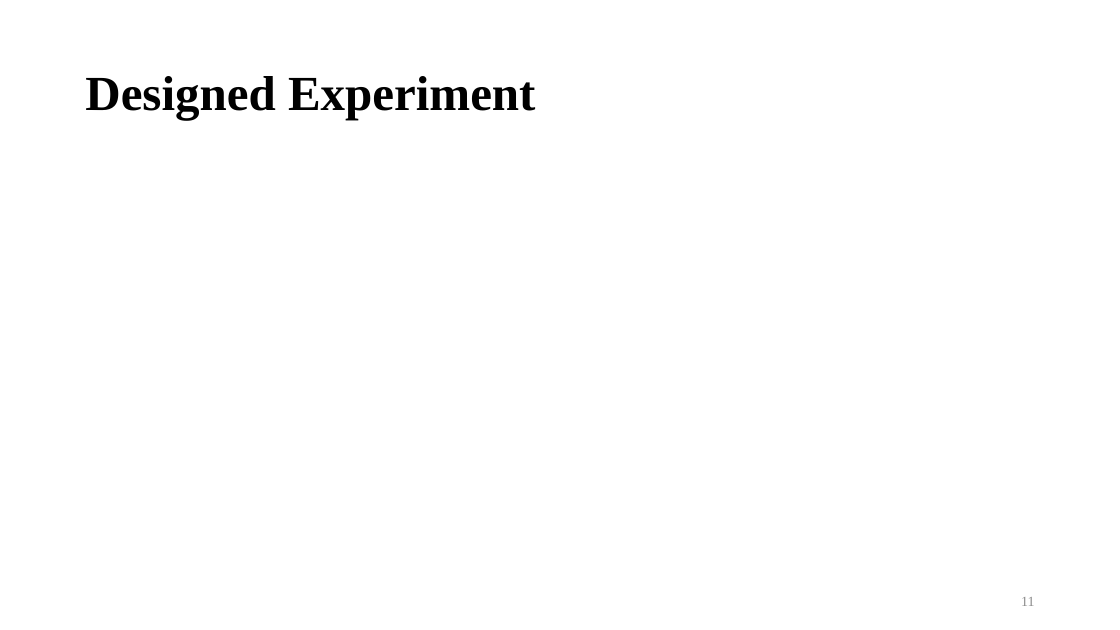
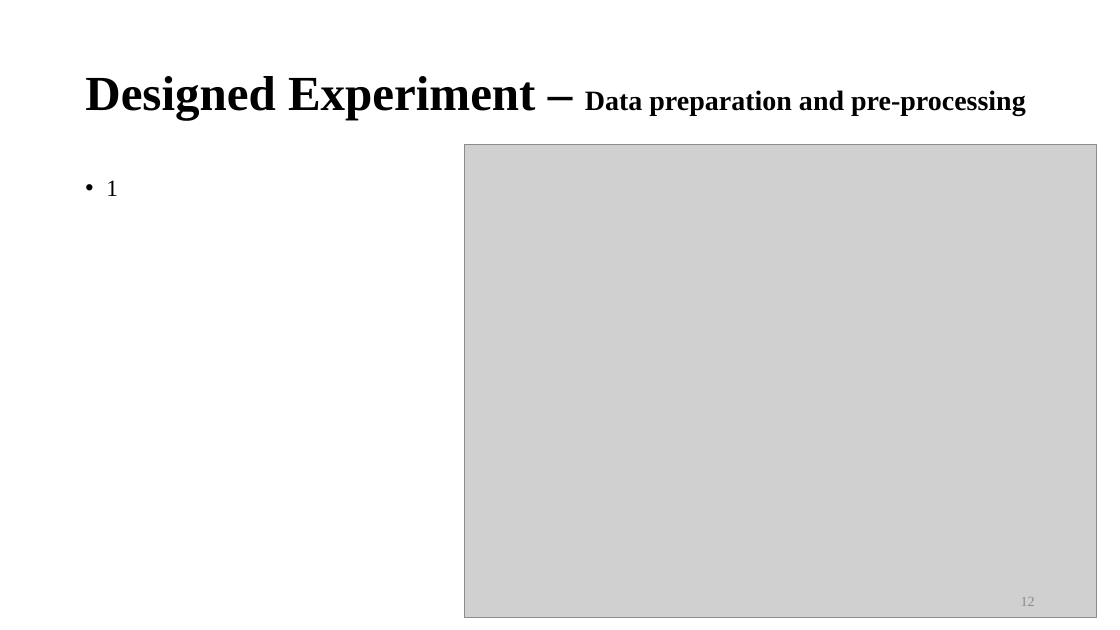
Before and after one commit to bernie6401/NTU_ML, a slide deck: slide 12 of Final Project/Final Paper/HO-Machine learning workflows.pptx (slide 11 before the commit). Drawn at 1120x630 pixels with LibreOffice and Linux fonts; fonts in the diff are those of the drawing; grey boxes stand for pictures; background and template pictures are left out. Boxes give left, top, right and bottom in pixels: in the first picture for what was removed or moved away, otherwise in the second. Text is boxed around its words. In the diff, an @@ line names an element or a change of style, - is before the commit and + after.

```diff
--- a/Final Project/Final Paper/HO-Machine learning workflows.pptx
+++ b/Final Project/Final Paper/HO-Machine learning workflows.pptx
@@ title at [85,76,1026,120]: text changed; size 42 to 24 pt @@
-Designed Experiment
+Designed Experiment – Data preparation and pre-processing
@@ picture added at [465,144,1096,618] @@
@@ text added at [106,180,118,196], 20 pt, text #000000 @@
+• 1
@@ page number at [1021,597,1035,606]: text changed @@
-11
+12
```
Also in this commit, not shown: 2 slides added, 2 other files.
